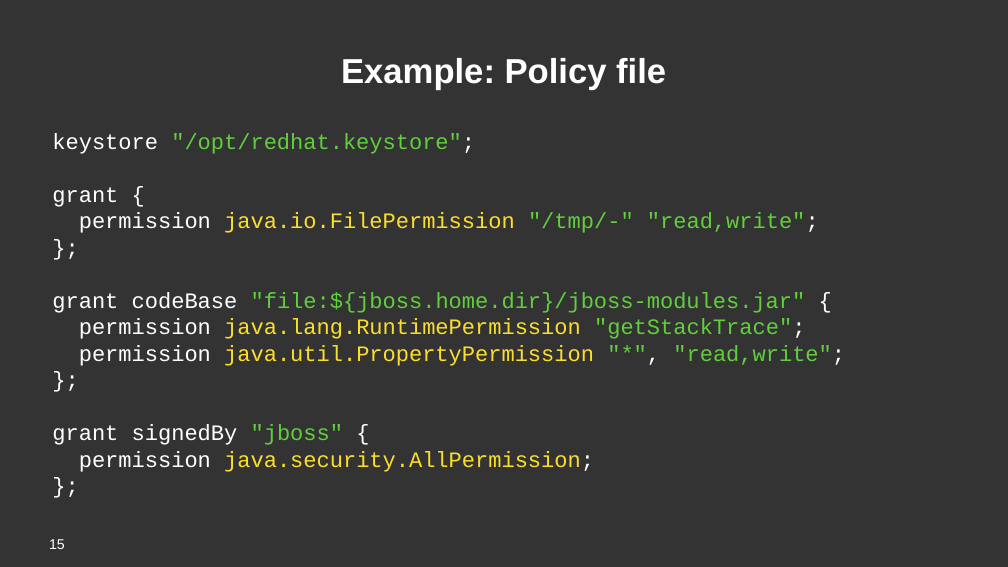
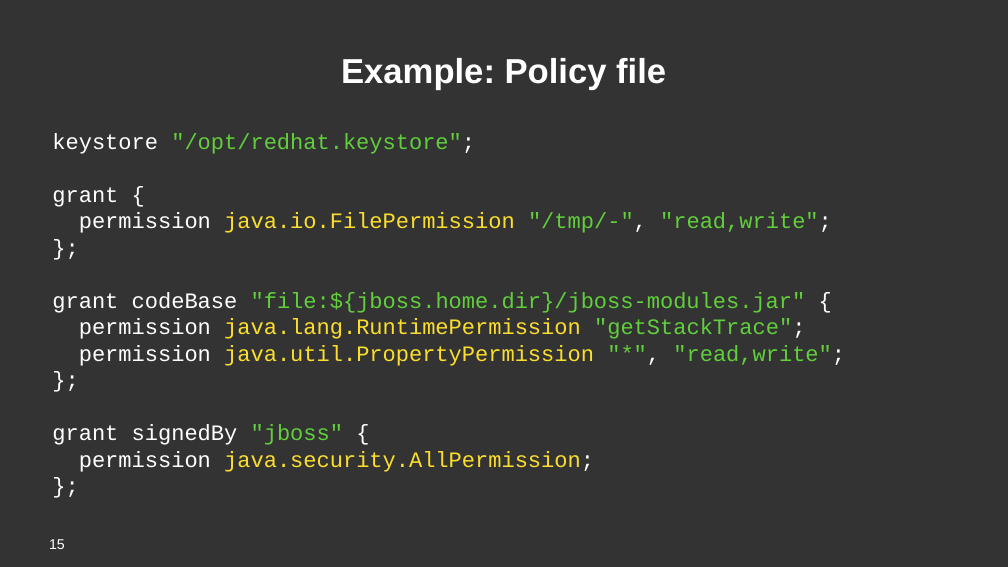
Before and after one commit to kwart/presentations, a slide deck: slide 15 of sec-man-reloaded.odp. Drawn at 1008x567 pixels with LibreOffice and Linux fonts; fonts in the diff are those of the drawing. Boxes give left, top, right and bottom in pixels: in the first picture for what was removed or moved away, otherwise in the second. Text is boxed around its words. In the diff, an @@ line names an element or a change of style, - is before the commit and + after.

```diff
--- a/sec-man-reloaded.odp
+++ b/sec-man-reloaded.odp
@@ text at (x1=79, y1=213, x2=832, y2=233): text changed @@
-permission java.io.FilePermission "/tmp/-" "read,write";
+permission java.io.FilePermission "/tmp/-", "read,write";
```
Also in this commit, not shown: 2 other slides changed, 1 other file.
